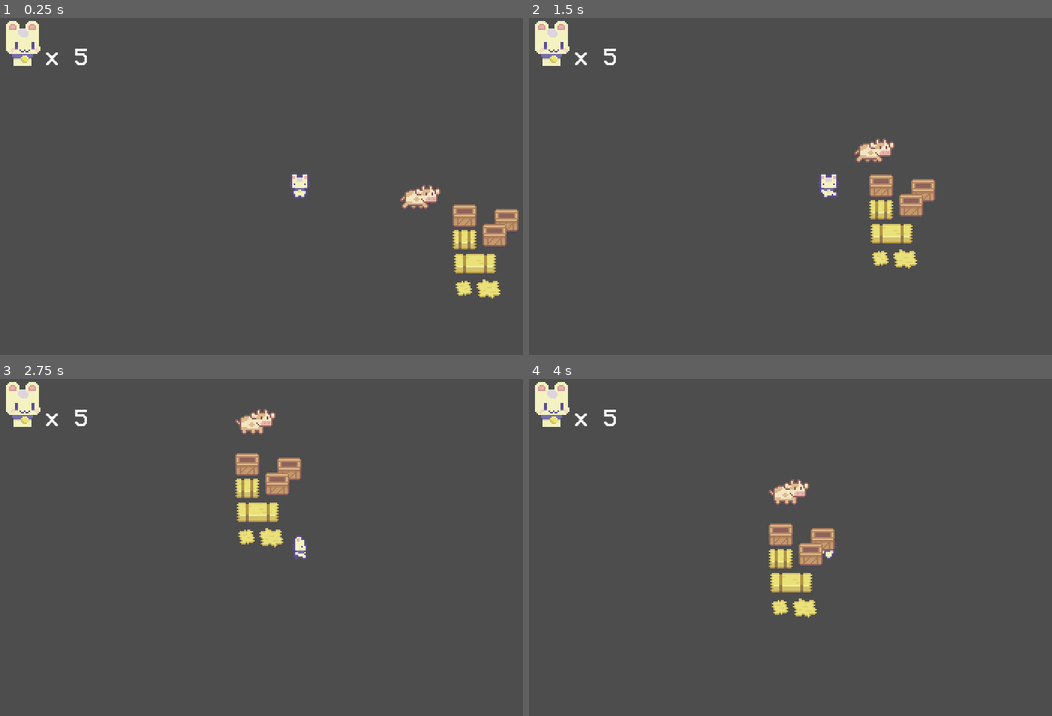
Above: before the commit, frames 1-4 (two rows, left to right).
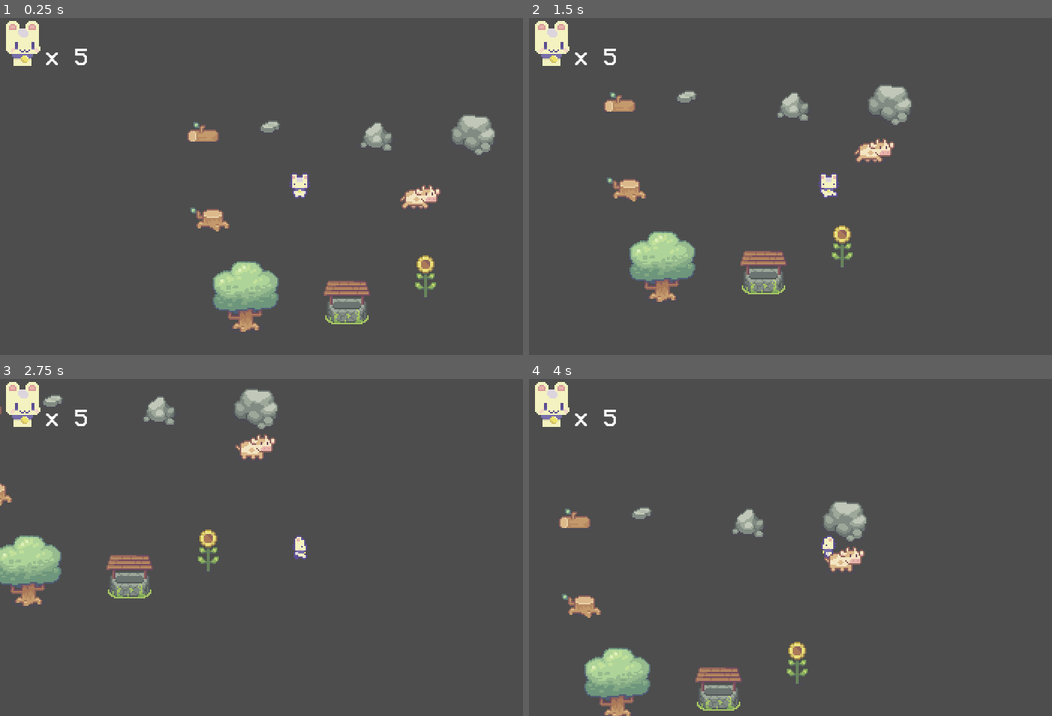
Above: after the commit, the same moments.

Repository: OggieBoggie/SpringJam2023
Game: Godot game, scene res://Levels/level_0.tscn
The game is run twice, just before and just after one commit, with the same random seed, the same clock (stepped at 60 frames per second) and the same inputs.
Inputs:
- Up to frame 1 (0.25 s): no input
- Up to frame 2 (1.5 s): hold D (right) 0.53-1.28 s; hold S (down) from 1.28 s (still down)
- Up to frame 3 (2.75 s): release S (down) at 2.03 s; hold D (right) from 2.03 s (still down)
- Up to frame 4 (4 s): release D (right) at 2.78 s; hold W (up) 2.78-3.53 s; hold A (left) from 3.53 s (still down)

The runs differ from the first frame. In frame 1, 6.4% of the frame differs, in the area x 35-100%, y 28-94%; in frame 2, 6.4%; in frame 3, 6.4%; in frame 4, 7.2%, in the area x 5-65%, y 29-100%.

Commit message:
Added objects to level 0 for test

Diff:
--- a/Levels/level_0.tscn
+++ b/Levels/level_0.tscn
@@ -1,9 +1,16 @@
-[gd_scene load_steps=5 format=3 uid="uid://uor7tebi4v3v"]
+[gd_scene load_steps=12 format=3 uid="uid://uor7tebi4v3v"]
 
 [ext_resource type="PackedScene" uid="uid://dnqb0hxaf0xi3" path="res://player/player.tscn" id="1_ucpj4"]
 [ext_resource type="PackedScene" uid="uid://ckeyyhd1en2ax" path="res://UI/HealthBar.tscn" id="2_vxf7g"]
 [ext_resource type="PackedScene" uid="uid://cv1jksh0kdo3f" path="res://Cow/cow.tscn" id="3_ewpu2"]
-[ext_resource type="PackedScene" uid="uid://bwwkbi78yj5ms" path="res://objects/Hay.tscn" id="4_ocaej"]
+[ext_resource type="PackedScene" uid="uid://c0l52d5nhtpx3" path="res://objects/Well.tscn" id="4_blr85"]
+[ext_resource type="PackedScene" uid="uid://ctkx6by4k6v7q" path="res://objects/Tree.tscn" id="5_2a50l"]
+[ext_resource type="PackedScene" uid="uid://ciukaqn8jrria" path="res://objects/Sunflower.tscn" id="6_srulp"]
+[ext_resource type="PackedScene" uid="uid://b8u3hr05y075n" path="res://objects/Stumps.tscn" id="7_j5ugw"]
+[ext_resource type="PackedScene" uid="uid://barmvkswk2erp" path="res://objects/Log.tscn" id="8_eh1d4"]
+[ext_resource type="PackedScene" uid="uid://q0gk7l2h7n1p" path="res://objects/Rock1.tscn" id="9_ci1wy"]
+[ext_resource type="PackedScene" uid="uid://caqjqkrh8ppf5" path="res://objects/Rock2.tscn" id="10_fu7op"]
+[ext_resource type="PackedScene" uid="uid://bbdf1fl0s6st5" path="res://objects/Rock3.tscn" id="11_2y4b8"]
 
 [node name="Level 0" type="Node2D"]
 y_sort_enabled = true
@@ -22,5 +29,26 @@
 [node name="Cow" parent="." instance=ExtResource("3_ewpu2")]
 position = Vector2(75, 4)
 
-[node name="ObjectTemplate" parent="." instance=ExtResource("4_ocaej")]
-position = Vector2(126, 52)
+[node name="Well" parent="." instance=ExtResource("4_blr85")]
+position = Vector2(32, 85)
+
+[node name="Tree" parent="." instance=ExtResource("5_2a50l")]
+position = Vector2(-35, 82)
+
+[node name="Sunflower" parent="." instance=ExtResource("6_srulp")]
+position = Vector2(84, 69)
+
+[node name="ObjectTemplate" parent="." instance=ExtResource("7_j5ugw")]
+position = Vector2(-59, 22)
+
+[node name="ObjectTemplate2" parent="." instance=ExtResource("8_eh1d4")]
+position = Vector2(-64, -30)
+
+[node name="ObjectTemplate3" parent="." instance=ExtResource("9_ci1wy")]
+position = Vector2(51, -30)
+
+[node name="ObjectTemplate4" parent="." instance=ExtResource("10_fu7op")]
+position = Vector2(116, -27)
+
+[node name="ObjectTemplate5" parent="." instance=ExtResource("11_2y4b8")]
+position = Vector2(-20, -36)
--- a/objects/Hay.tscn
+++ b/objects/Hay.tscn
@@ -9,7 +9,7 @@
 [sub_resource type="RectangleShape2D" id="RectangleShape2D_nd5fg"]
 size = Vector2(25, 17)
 
-[node name="ObjectTemplate" instance=ExtResource("1_m6633")]
+[node name="Hay" instance=ExtResource("1_m6633")]
 
 [node name="Sprite2D" parent="." index="0"]
 texture = ExtResource("2_a4amo")
--- a/objects/Sunflower.tscn
+++ b/objects/Sunflower.tscn
@@ -6,7 +6,7 @@
 [sub_resource type="RectangleShape2D" id="RectangleShape2D_rjtvg"]
 size = Vector2(14, 8)
 
-[node name="ObjectTemplate" instance=ExtResource("1_l52n4")]
+[node name="Sunflower" instance=ExtResource("1_l52n4")]
 
 [node name="Sprite2D" parent="." index="0"]
 texture = ExtResource("2_d6kyd")
--- a/objects/Tree.tscn
+++ b/objects/Tree.tscn
@@ -4,14 +4,14 @@
 [ext_resource type="Texture2D" uid="uid://bwf5bbcb8n5fb" path="res://assets/Edited Textures/Tree.png" id="2_1i0h2"]
 
 [sub_resource type="RectangleShape2D" id="RectangleShape2D_meb57"]
-size = Vector2(18, 15)
+size = Vector2(18, 16)
 
-[node name="ObjectTemplate" instance=ExtResource("1_c1byd")]
+[node name="Tree" instance=ExtResource("1_c1byd")]
 
 [node name="Sprite2D" parent="." index="0"]
 texture = ExtResource("2_1i0h2")
 offset = Vector2(0, -8)
 
 [node name="CollisionShape2D" parent="." index="1"]
-position = Vector2(-1, 6.5)
+position = Vector2(-1, 7)
 shape = SubResource("RectangleShape2D_meb57")
--- a/objects/Well.tscn
+++ b/objects/Well.tscn
@@ -6,7 +6,7 @@
 [sub_resource type="RectangleShape2D" id="RectangleShape2D_4csqr"]
 size = Vector2(25, 17)
 
-[node name="ObjectTemplate" instance=ExtResource("1_xpbua")]
+[node name="Well" instance=ExtResource("1_xpbua")]
 
 [node name="Sprite2D" parent="." index="0"]
 texture = ExtResource("2_56brj")
